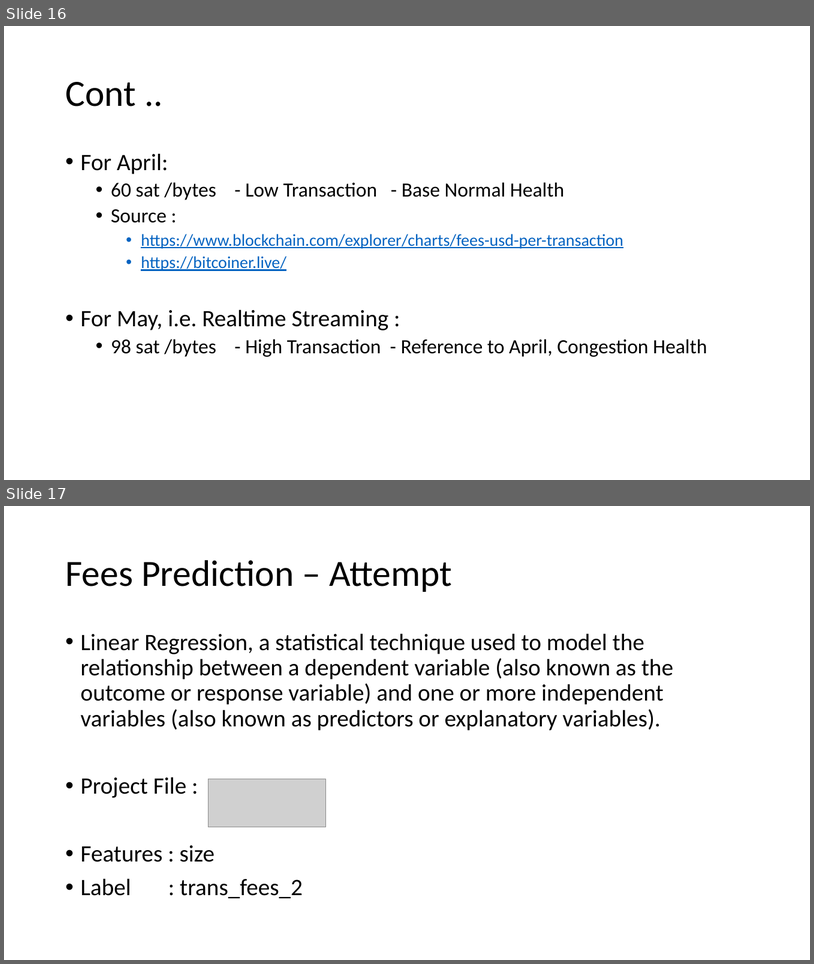
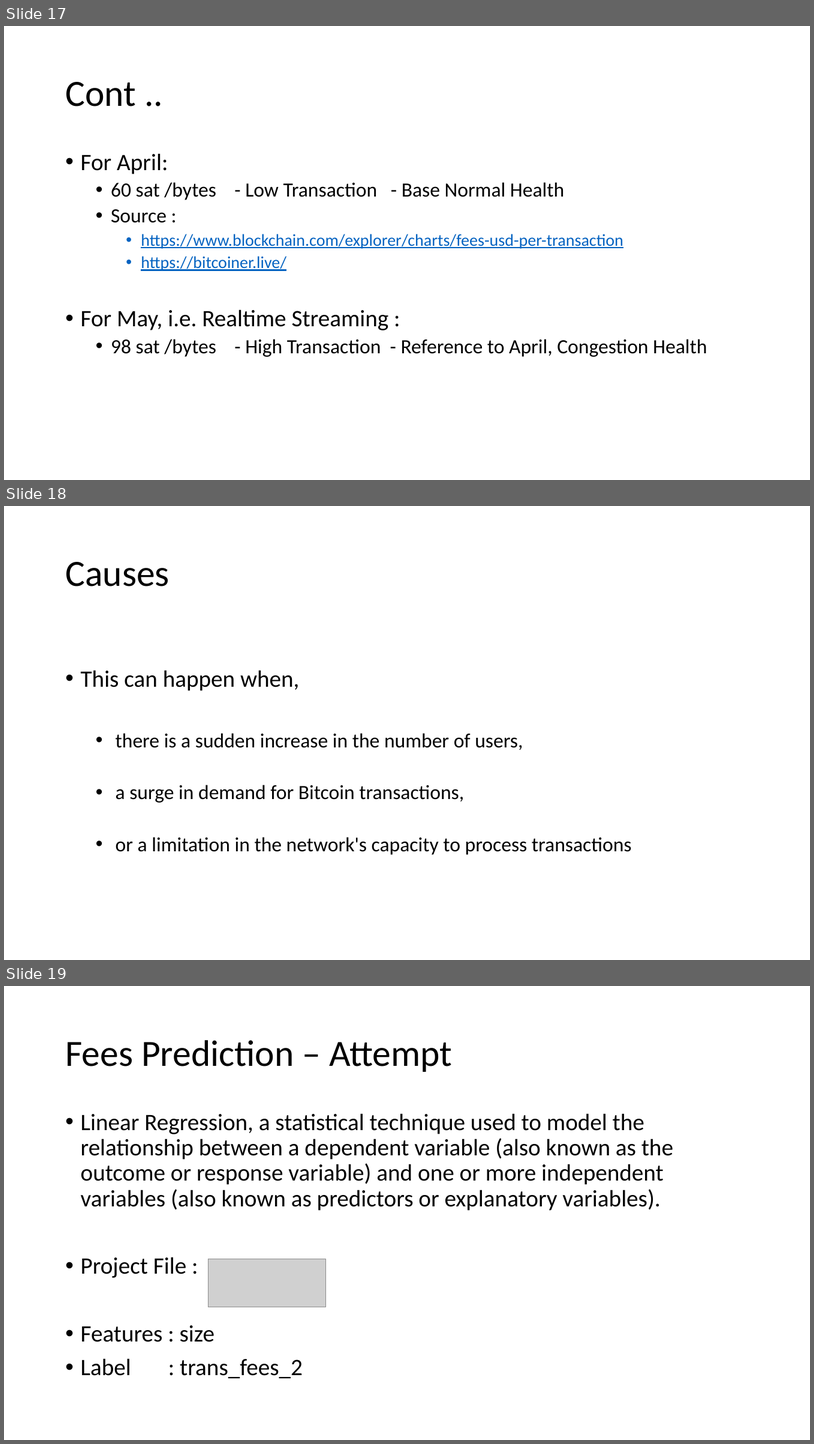
Before and after one commit to tejs13/Spark-Streaming-BTC, a slide deck: assets/CPSC 531 Final Presentation Real Time Analysis Of BTC Network Congestion.pptx. Shown one above the other, each under a label of ours: slides 16 and 17 before the commit, slides 17, 18 and 19 after it. The pictures are 814x964 and 814x1444 pixels, drawn with LibreOffice and Linux fonts; fonts in the diff are those of the drawing; grey boxes stand for pictures. Boxes give left, top, right and bottom in pixels: in the first picture for what was removed or moved away, otherwise in the second. Text is boxed around its words. In the diff, an @@ line names an element or a change of style, - is before the commit and + after.

```diff
--- a/assets/CPSC 531 Final Presentation Real Time Analysis Of BTC Network Congestion.pptx
+++ b/assets/CPSC 531 Final Presentation Real Time Analysis Of BTC Network Congestion.pptx
@@ slide 18 added at (4,506,810,960), background #FFFFFF @@
@@ title added at (65,562,169,586), 44 pt, text #000000 @@
+Causes
@@ text added at (81,670,632,855), 24 pt, text #000000 @@
+• This can happen when,
+  • there is a sudden increase in the number of users,
+  • a surge in demand for Bitcoin transactions,
+  • or a limitation in the network's capacity to process transactions
@@ what was slide 16 is now slide 17 @@
@@ what was slide 17 is now slide 19 @@
```
Also in this commit, not shown: 1 slide changed, 1 other slide added.
